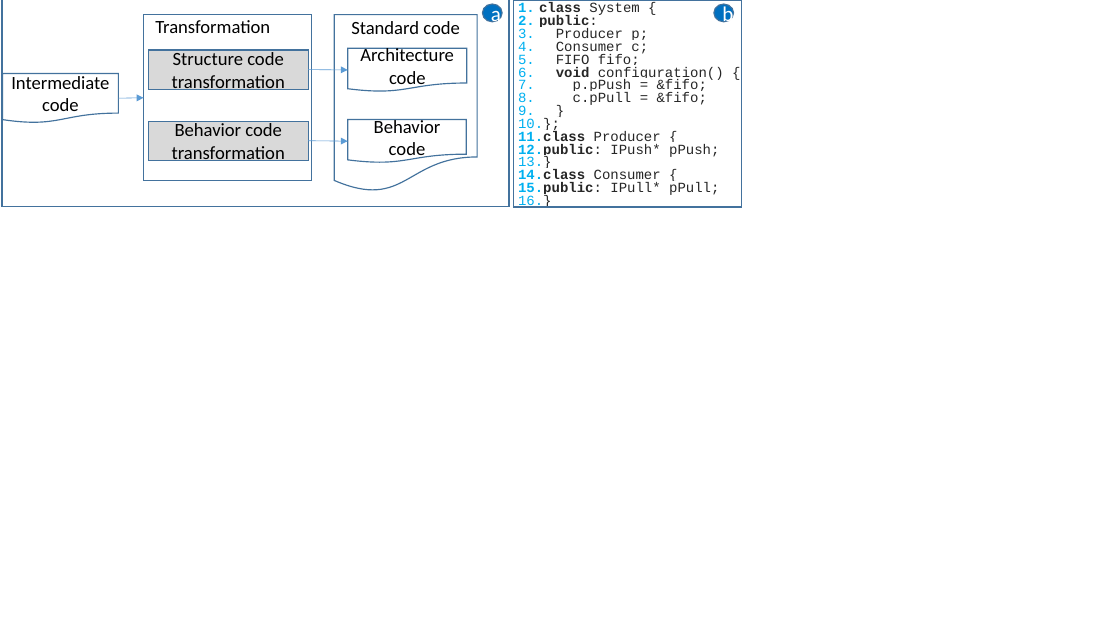
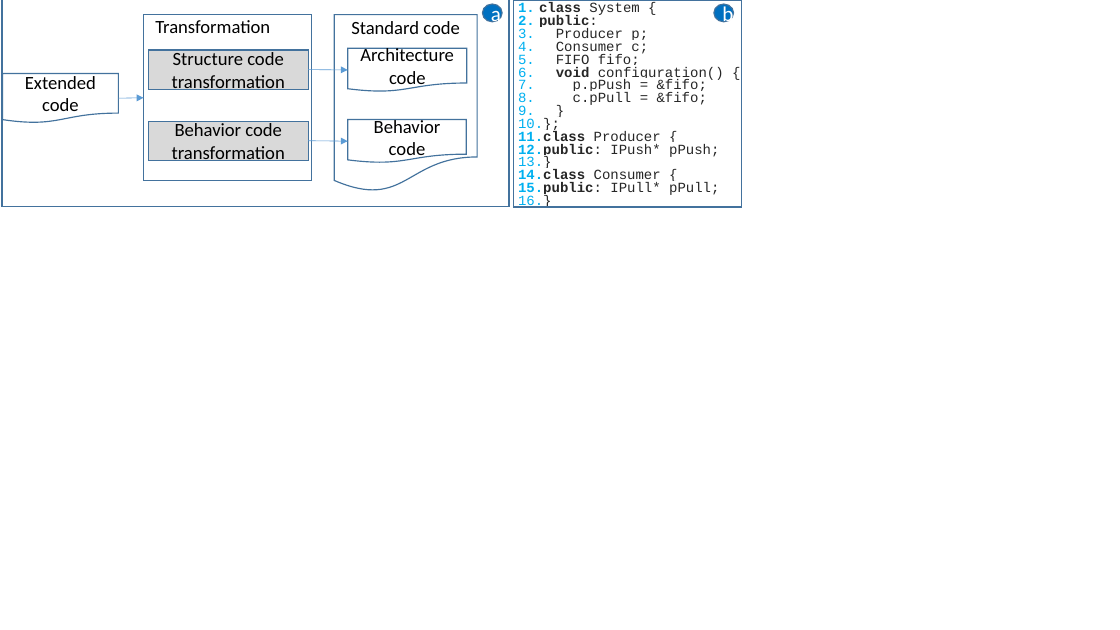
Before and after one commit to phamvancam2104/USMSyncCpp, a slide deck: slide 1 of figures/compilerarchitecture-code.pptx. Drawn at 1120x630 pixels with LibreOffice and Linux fonts; fonts in the diff are those of the drawing. Boxes give left, top, right and bottom in pixels: in the first picture for what was removed or moved away, otherwise in the second. Text is boxed around its words. In the diff, an @@ line names an element or a change of style, - is before the commit and + after.

```diff
--- a/figures/compilerarchitecture-code.pptx
+++ b/figures/compilerarchitecture-code.pptx
@@ text in flow chart document at [25, 76, 96, 117]: text changed @@
-Intermediate code
+Extended code
```
Also in this commit, not shown: 38 other files.
